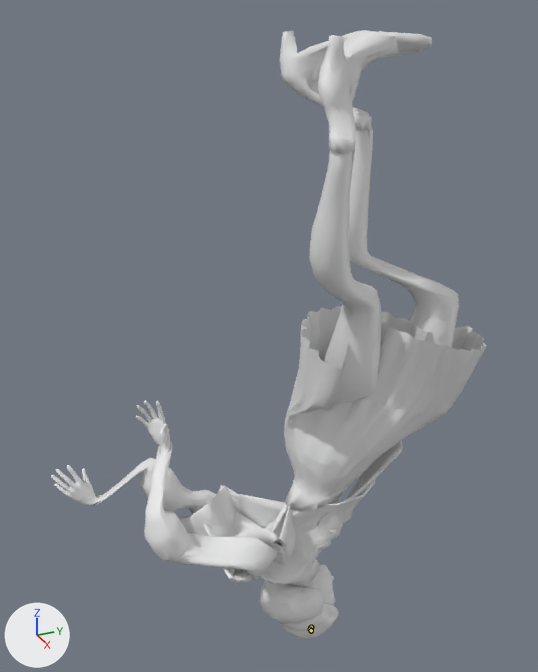
What one commit did to the FBX model exports/newculture/Spirit_NewCulture_SDD_Compliant.fbx.
Rendered twice from a camera (50 mm lens) standing at (1.417, -0.77, 1.671) and looking at (-0.159, -0.061, 0.883). The lights are fixed; the arrows at lower left show +X, +Y and +Z. The older version comes first. Both versions are drawn at frame 1 of the action 'target_character|Wave'; the numbers are the values there. The bones that bend it are drawn over the model as lines.

In view in the first picture: 'Body', 'Hair' and 1 more.
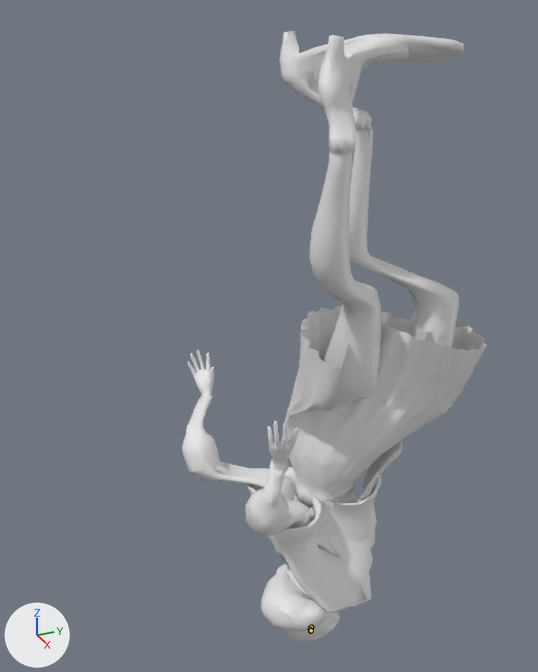
The edits, one by one:
Bone 'LeftToeBase' (bone_lefttoebase) turns from (-5, -1, 1) to (-8, -2, -2) degrees about its own x, y and z.
Bone 'RightToeBase' (bone_righttoebase) turns from (-7, -1, -4) to (-12, 1, -3) degrees about its own x, y and z.
Bone 'Spine01' (bone_spine01) turns from (11, 0, 0) to (-6, 1, 3) degrees about its own x, y and z.
Bone 'LeftShoulder' (bone_leftshoulder) turns from (8, 0, 9) to (-20, 0, 13) degrees about its own x, y and z.
Bone 'LeftForeArm' (bone_leftforearm) turns from (7, 0, -5) to (9, 2, -8) degrees about its own x, y and z.
Bone 'LeftHand' (bone_lefthand) turns from (14, -1, -5) to (0, -23, -2) degrees about its own x, y and z.
Bone 'RightShoulder' (bone_rightshoulder) turns from (9, 1, -16) to (-16, 0, -13) degrees about its own x, y and z.
Bone 'neck' (bone_neck) turns from (-9, -2, -3) to (10, 1, 3) degrees about its own x, y and z.

Where the change shows, as pixel boxes [x1, y1, x2, y2] in the pictures (538 x 672 px):
'Body', posed (30% narrower)
    before: [51, 63, 487, 639]
    after: [182, 65, 487, 642]
'Hair', posed (21% wider)
    before: [279, 30, 432, 91]
    after: [279, 31, 464, 91]
bone 'LeftShoulder', root to tip
    before: (311, 630) to (311, 630)
    after: (310, 630) to (311, 630)
bone 'LeftForeArm', root to tip
    before: (310, 630) to (310, 629)
    after: (311, 630) to (311, 630)
bone 'LeftHand', root to tip
    before: (310, 629) to (310, 629)
    after: (311, 630) to (311, 629)
bone 'neck', root to tip
    before: (311, 630) to (311, 630)
    after: (310, 630) to (310, 630)
